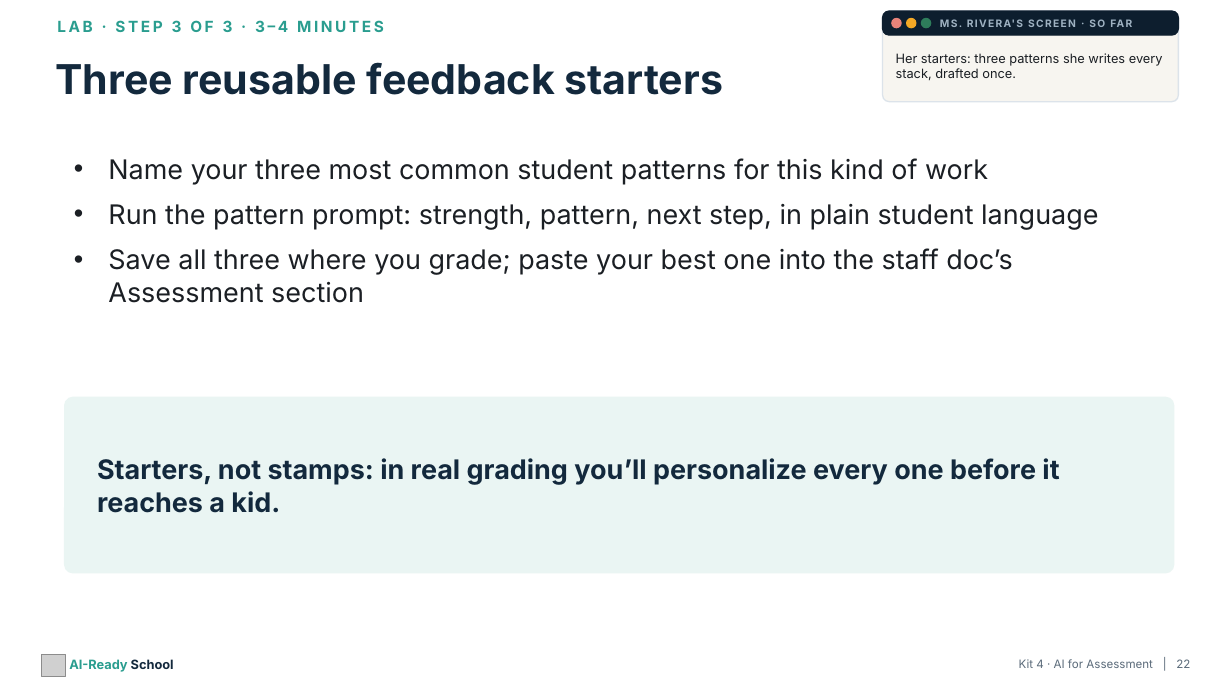
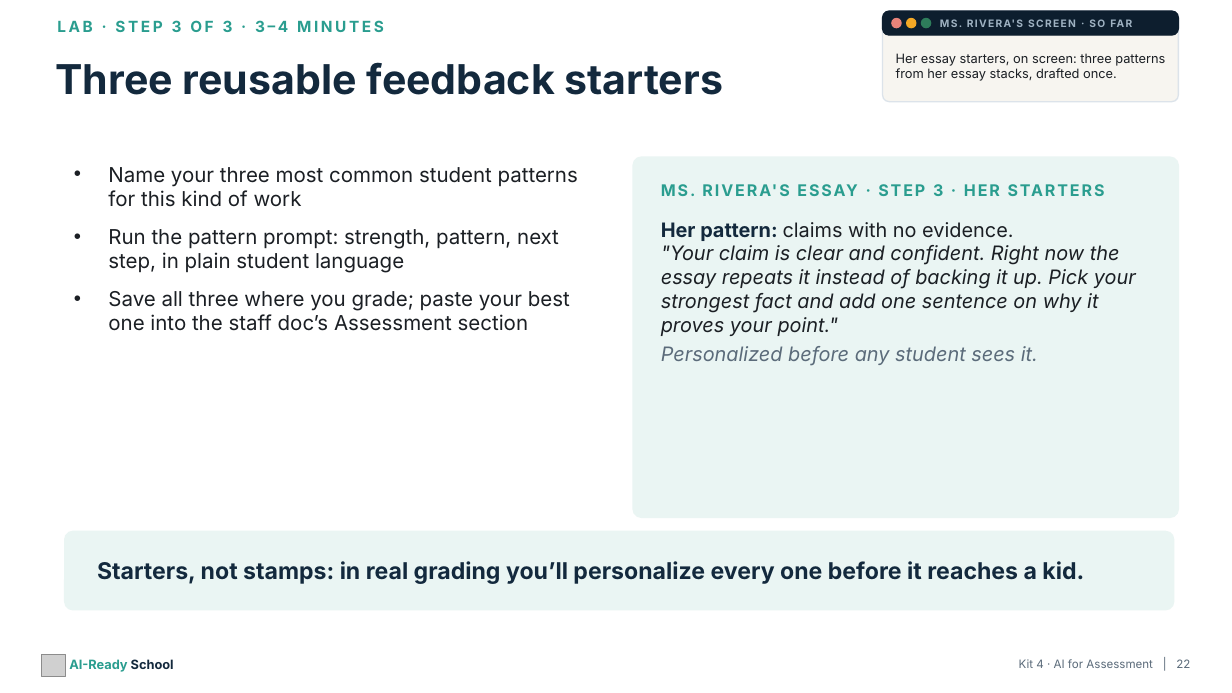
Before and after one commit to aspinozzi1/Ai-School-Ready, a slide deck: slide 22 of kits/kit04/Kit04_PresentationDeck.pptx. Drawn at 1232x693 pixels with LibreOffice and Linux fonts; fonts in the diff are those of the drawing; grey boxes stand for pictures. Boxes give left, top, right and bottom in pixels: in the first picture for what was removed or moved away, otherwise in the second. Text is boxed around its words. In the diff, an @@ line names an element or a change of style, - is before the commit and + after.

```diff
--- a/kits/kit04/Kit04_PresentationDeck.pptx
+++ b/kits/kit04/Kit04_PresentationDeck.pptx
@@ text at box(896, 53, 1165, 81): text changed @@
-Her starters: three patterns she writes every stack, drafted once.
+Her essay starters, on screen: three patterns from her essay stacks, drafted once.
@@ text "Name your three most common ...": place and size @@
-text "Name your three most common ..." at box(108, 158, 1098, 303)
+text "Name your three most common ..." at box(108, 167, 578, 331)
@@ text "Name your three most common ..." at box(108, 167, 578, 331): size 21 to 16 pt @@
@@ rounded rectangle: place and size @@
-rounded rectangle at box(65, 397, 1174, 573)
+rounded rectangle at box(633, 157, 1178, 518)
@@ rounded rectangle at box(633, 157, 1178, 518): proportions changed @@
@@ text added at box(678, 184, 943, 196), 12.5 pt, text #2A9D8F, bold @@
+MS. RIVERA'S ESSAY · STEP 3 · HER STARTERS
@@ text added at box(661, 222, 1136, 366), 15.5 pt, text #1B1F24, italic @@
+Her pattern: claims with no evidence.
+"Your claim is clear and confident. Right now the essay repeats it instead of backing it up. Pick your strongest fact and add one sentence on why it proves your point."
+Personalized before any student sees it.
@@ rounded rectangle added at box(65, 531, 1174, 610), fill #EAF5F3, outline #EAF5F3 1 pt @@
@@ text "Starters, not stamps: in real ...": place and size @@
-text "Starters, not stamps: in real ..." at box(97, 458, 1059, 513)
+text "Starters, not stamps: in real ..." at box(97, 561, 1084, 584)
@@ text "Starters, not stamps: in real ..." at box(97, 561, 1084, 584): size 21 to 18 pt @@
```
Also in this commit, not shown: 6 other slides changed, 11 other files.
